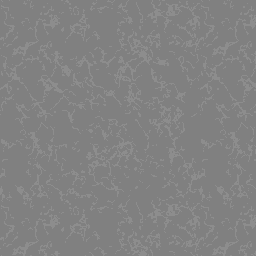
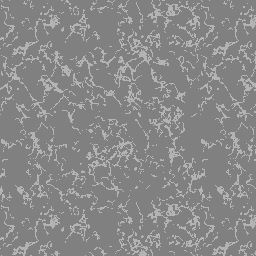
Before/after of a 256x256 layered artwork. What changed in the layer stack:
"Layer 4": opacity 10% → 40% over bbox(0, 0, 256, 256)
